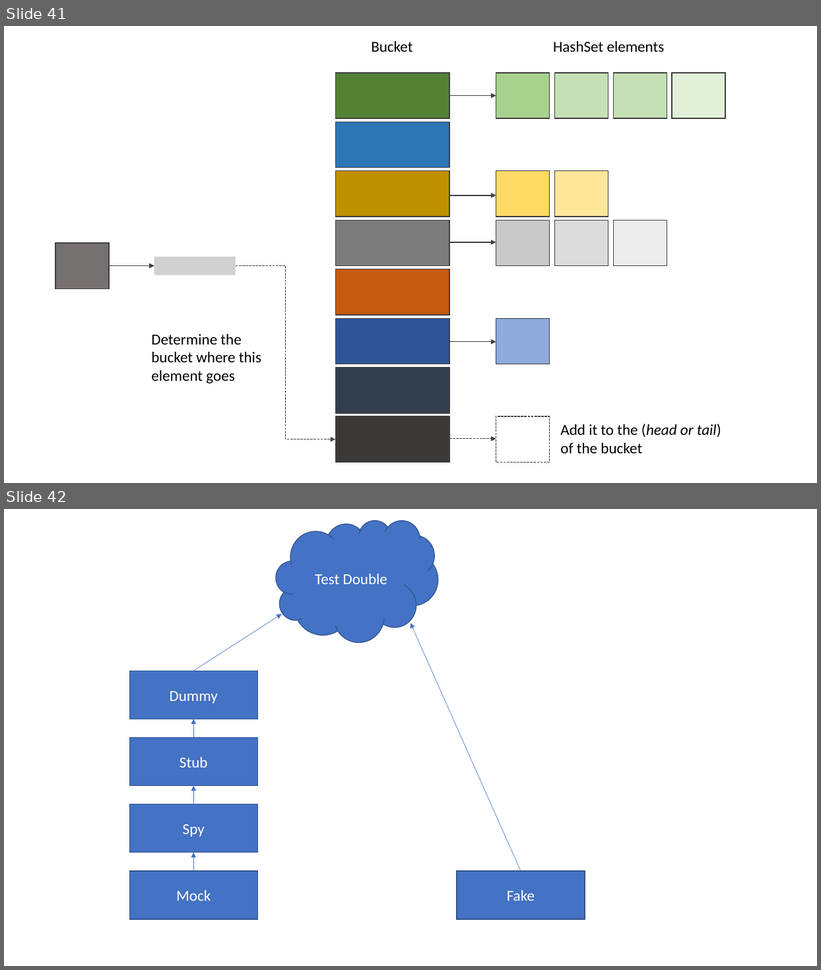
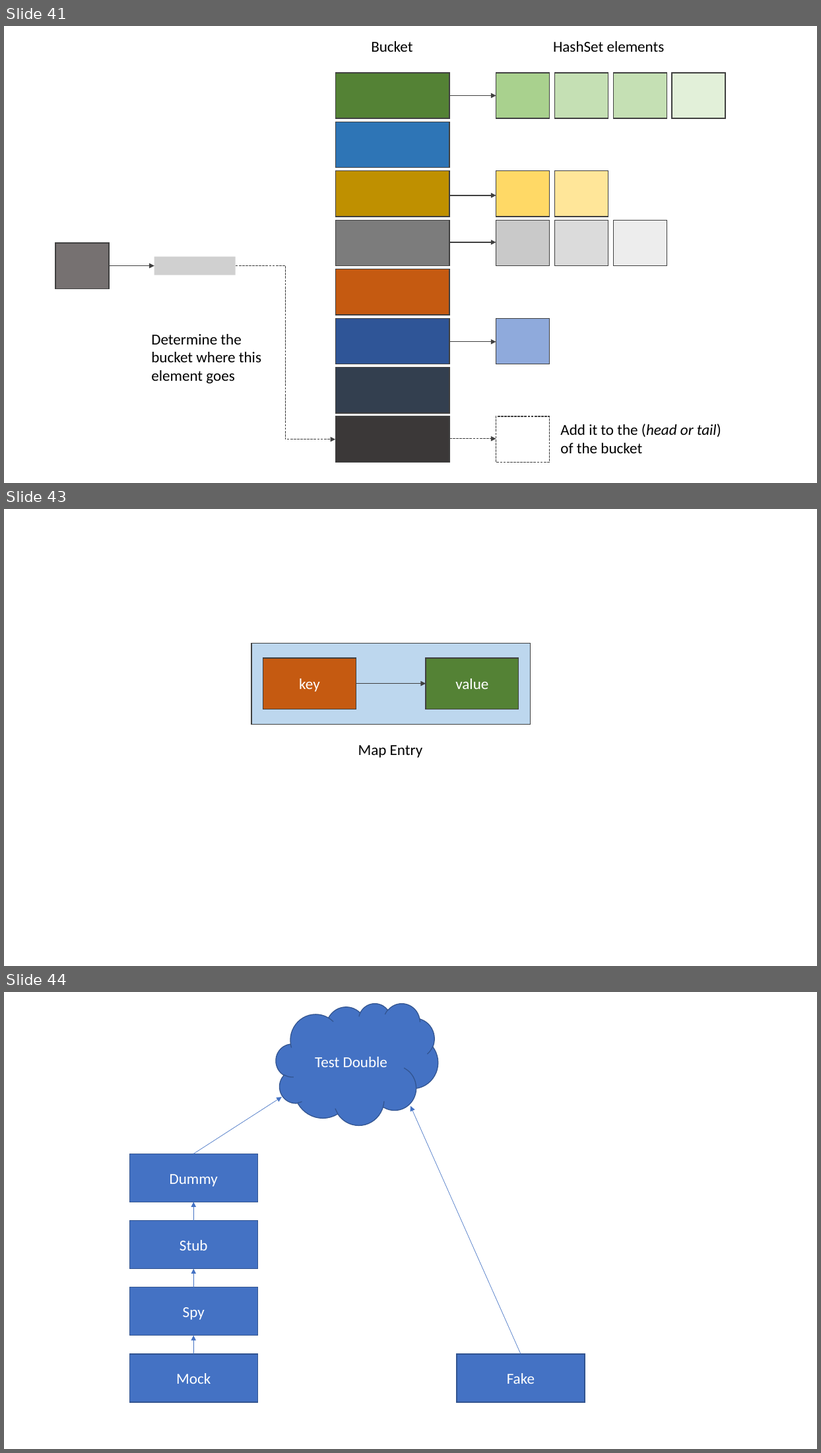
Before and after one commit to albertattard/java-boot-camp, a slide deck: assets/images/Images.pptx. Shown one above the other, each under a label of ours: slides 41 and 42 before the commit, slides 41, 43 and 44 after it; the slides between them are not shown. The pictures are 821x970 and 821x1453 pixels, drawn with LibreOffice and Linux fonts; fonts in the diff are those of the drawing; grey boxes stand for pictures. Boxes give left, top, right and bottom in pixels: in the first picture for what was removed or moved away, otherwise in the second. Text is boxed around its words. In the diff, an @@ line names an element or a change of style, - is before the commit and + after.

```diff
--- a/assets/images/Images.pptx
+++ b/assets/images/Images.pptx
@@ slide 43 added at [4,509,817,966], background #FFFFFF @@
@@ rectangle added at [252,643,531,724], fill #BDD7EE, outline #404040 1 pt @@
@@ rectangle added at [263,658,356,710], fill #C55A11, outline #404040 1 pt, 18 pt, text #FFFFFF @@
+key
@@ rectangle added at [426,658,519,710], fill #548235, outline #404040 1 pt, 18 pt, text #FFFFFF @@
+value
@@ arrow added from (356, 683) to (426, 683), #404040 1 pt @@
@@ text added at [358,745,423,758], 18 pt, text #000000 @@
+Map Entry
@@ what was slide 42 is now slide 44 @@
```
Also in this commit, not shown: 1 other slide added, 6 other files.
